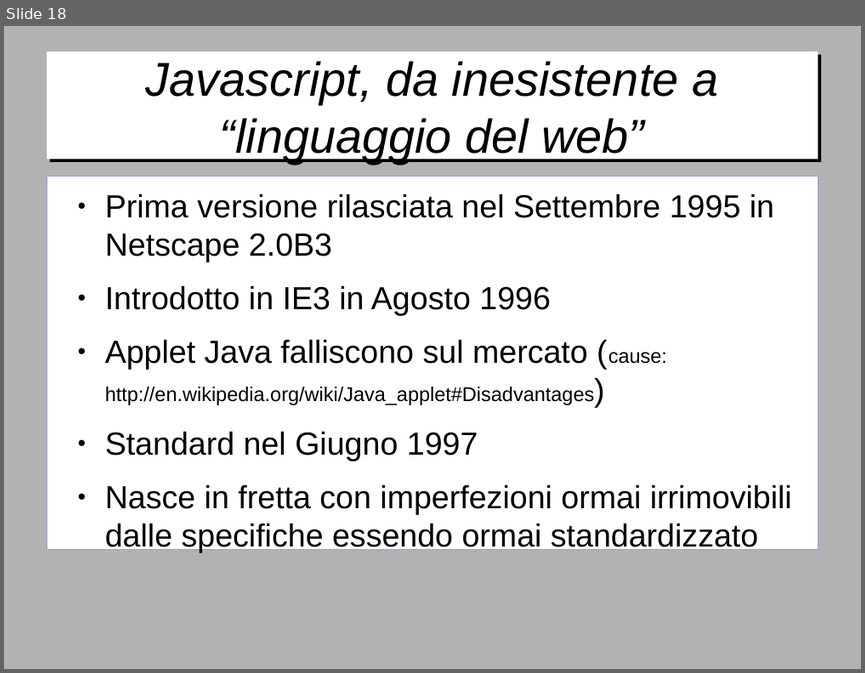
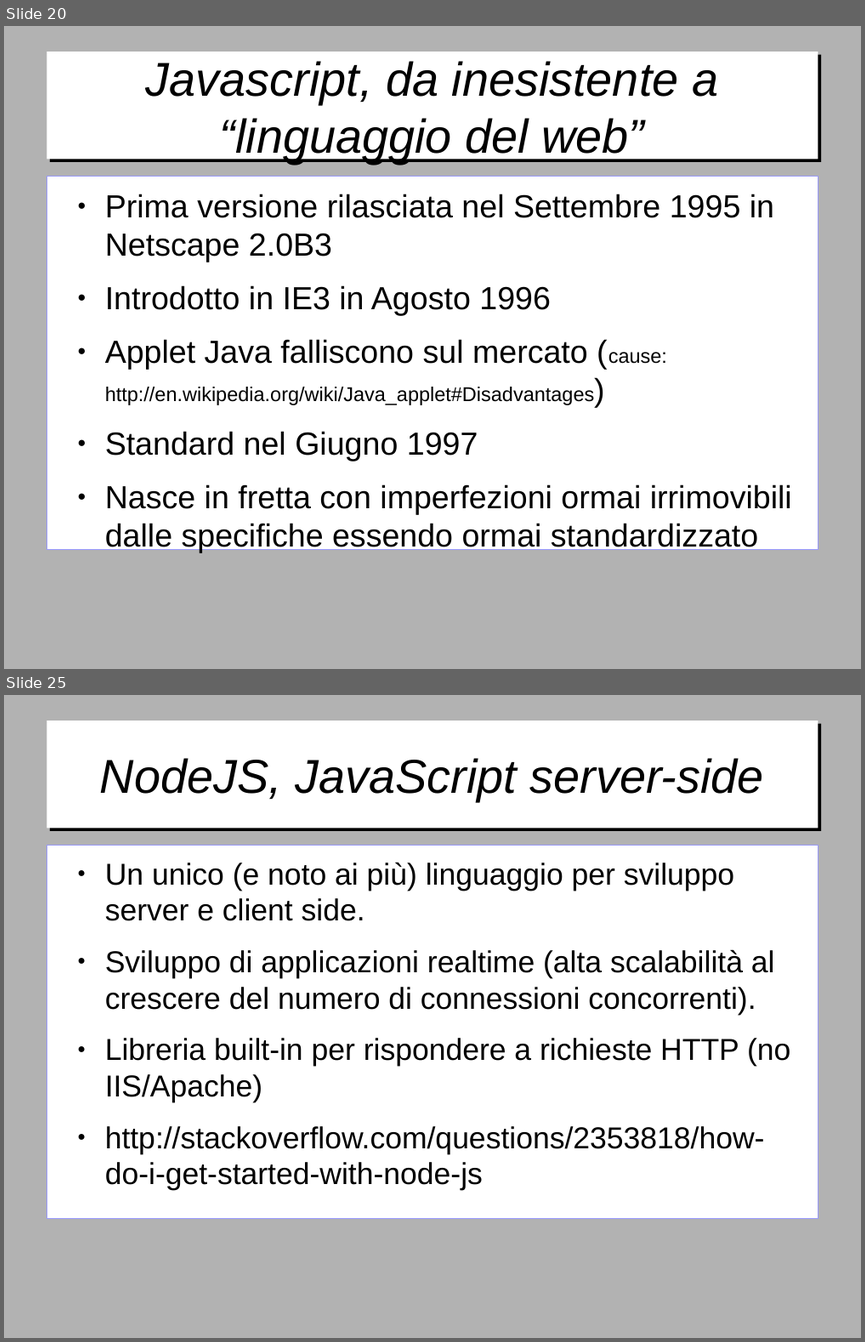
Before and after one commit to gitfer/ARXCourse, a slide deck: ARXCourse.odp. Shown one above the other, each under a label of ours: slide 18 before the commit, slides 20 and 25 after it; the slides between them are not shown. The pictures are 865x673 and 865x1342 pixels, drawn with LibreOffice and Linux fonts; fonts in the diff are those of the drawing; background and template pictures are left out. Boxes give left, top, right and bottom in pixels: in the first picture for what was removed or moved away, otherwise in the second. Text is boxed around its words. In the diff, an @@ line names an element or a change of style, - is before the commit and + after.

Commit message:
Node, grunt, bower, preprocessori

```diff
--- a/ARXCourse.odp
+++ b/ARXCourse.odp
@@ slide 25 added at (4, 695, 861, 1338), background #B2B2B2 @@
@@ title added at (46, 721, 818, 828), fill #FFFFFF, 44 pt, text #000000, italic @@
+NodeJS, JavaScript server-side
@@ text added at (46, 845, 818, 1219), fill #FFFFFF, outline #9999FF 0 pt, 28 pt, text #000000 @@
+● Un unico (e noto ai più) linguaggio per sviluppo server e client side.
+● Sviluppo di applicazioni realtime (alta scalabilità al crescere del numero di connessioni concorrenti).
+● Libreria built-in per rispondere a richieste HTTP (no IIS/Apache)
+● http://stackoverflow.com/questions/2353818/how-do-i-get-started-with-node-js
@@ what was slide 18 is now slide 20 @@
```
Also in this commit, not shown: 9 slides changed, 10 other slides added, 3 other files.
